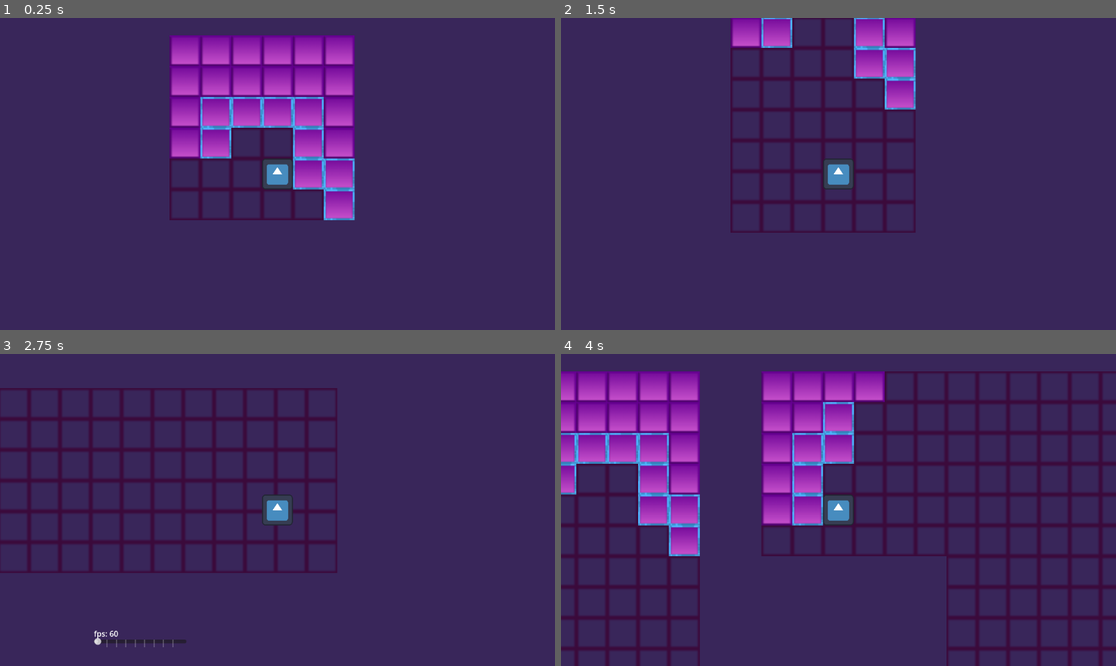
Above: before the commit, frames 1-4 (two rows, left to right).
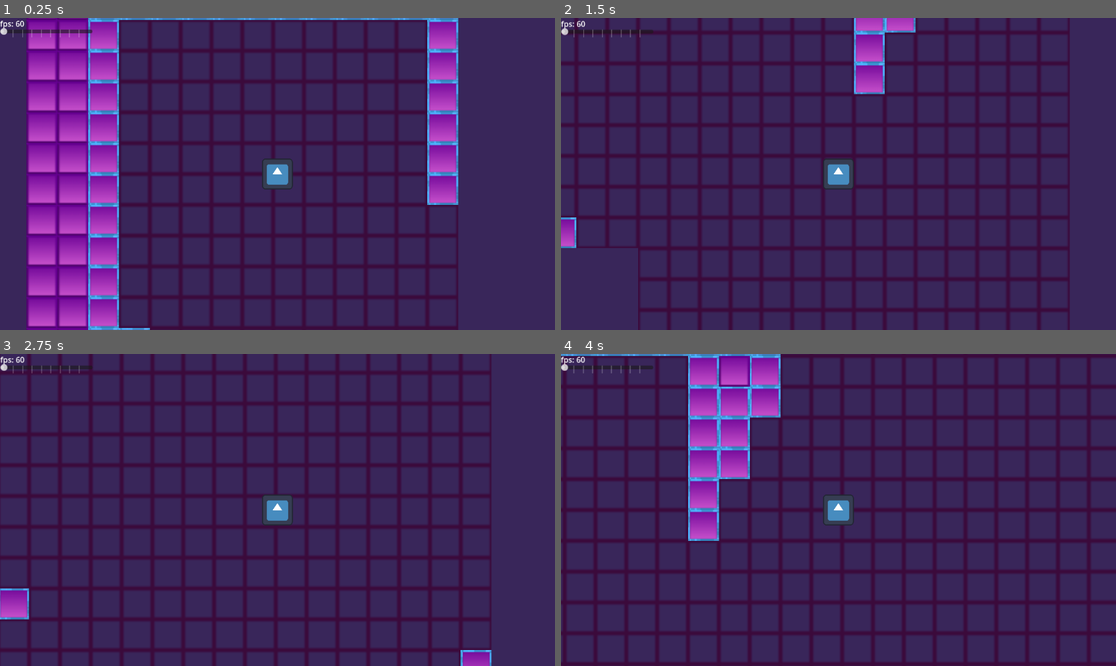
Above: after the commit, the same moments.

Repository: ninjassifi/Insanifactor
Game: Godot game, scene res://Main.tscn
Same seed, same stepped clock (60 frames per second), same inputs: the game is played once before the commit and once after it. The engine's default icon, where the game draws it, is replaced by a stand-in: a white triangle on a blue panel in a dark square.
Inputs:
- Up to frame 1 (0.25 s): no input
- Up to frame 2 (1.5 s): tap Enter at 0.5 s; hold D (moveRight) 0.53-1.28 s; tap Space at 1.25 s; hold S (moveDown) from 1.28 s (still down)
- Up to frame 3 (2.75 s): release S (moveDown) at 2.03 s; hold D (moveRight) from 2.03 s (still down)
- Up to frame 4 (4 s): release D (moveRight) at 2.78 s; hold W (moveUp) 2.78-3.53 s; hold A (moveLeft) from 3.53 s (still down)

The runs differ from the first frame. In frame 1, 42% of the frame differs, in the area x 0-83%, y 0-100%; in frame 2, 18%; in frame 3, 14%; in frame 4, 42%, in the area x 0-100%, y 0-100%.

Commit message:
Update 1.07
Tilemap almost finished

Things include:
Made function to place tile and configure it automatically
Made function to place an area of a type of block automatically
Made the player not spawn in a physics object
Made manual biomes
Added TOO MANY DICTIONARIES

Diff:
--- a/Insanifactor GD/Main.tscn
+++ b/Insanifactor GD/Main.tscn
@@ -81,6 +81,7 @@
 
 [node name="CanvasLayer" type="CanvasLayer" parent="."]
 layer = 6
+follow_viewport_enabled = true
 
 [node name="Ui" parent="CanvasLayer" instance=ExtResource("1_ama7d")]
 process_priority = 1
@@ -108,6 +109,7 @@
 offset_top = 20.0
 offset_right = 192.0
 offset_bottom = 36.0
+max_value = 20.0
 tick_count = 10
 
 [connection signal="value_changed" from="CanvasLayer/Ui/ChunkRadius" to="." method="onChunkRadiusChanged"]
--- a/Insanifactor GD/Scripts/Main.gd
+++ b/Insanifactor GD/Scripts/Main.gd
@@ -1,7 +1,10 @@
 extends Node2D
 
 # Chunk radius
-var chunkRadius = 2;
+var chunkRadius = 4;
+
+# Spawn area for clearing obsticles (it's the radius so to say, but still a square area)
+var spawnAreaSize = Vector2i(5, 5);
 
 # Get player coords to generate chunks
 @onready var player = get_node("/root/Main/Player");
@@ -9,15 +12,28 @@
 @onready var camera = get_node("/root/Main/Player/Camera");
 
 @onready var terrain = get_node("/root/Main/Terrain");
+
+func _ready():
+	# Gen terrain so we can clear it
+	generatePlayer(player);
+
+	# Make the boundries, and clear the area of spawn
+	var topLeft = terrain.getPositionToTile(player.position) - spawnAreaSize;
+	var bottomRight = terrain.getPositionToTile(player.position) + spawnAreaSize;
+	terrain.fillArea(topLeft, bottomRight, terrain.TileExact.CLEAR_FLOOR);
+
 func _physics_process(delta):
+	generatePlayer(player);
 
+
+func generatePlayer(player):
 	# Generate in a radius of player offset by player width and height
 	var playerWidth = 32;
 	var playerHeight = 32;
 
 	terrain.setChunkRadius(chunkRadius);
 
-	#  Vector2(terrain.chunkSizeX * 32 / 2, terrain.chunkSizeY * 32 / 2) means add 2/1 tiles to the player pos
+	#  Vector2(terrain.chunkSizeX * 32 / 2, terrain.chunkSizeY * 32 / 2) means add (2, 1) tiles to the player pos
 	var playerPos = terrain.getPositionToTile(player.position + Vector2(playerWidth / 2, playerHeight / 2) + Vector2(terrain.chunkSizeX * 32 + 32, terrain.chunkSizeY * 32 / 2));
 
 
@@ -26,6 +42,5 @@
 	# Generate chunks at player
 	terrain.generatePlayer(playerPos);
 
-
 func onChunkRadiusChanged(tempChunkRadius):
 	chunkRadius = tempChunkRadius;
--- a/Insanifactor GD/Scripts/TileMap.gd
+++ b/Insanifactor GD/Scripts/TileMap.gd
@@ -1,6 +1,8 @@
 extends TileMap
 
-
+# Some info: Always setcell at layer 0, because that is the floor layer
+# Current tilemap:
+var tileMapIndex = 1;
 # Tile stuff
 
 # Types of tile
@@ -8,7 +10,7 @@
 	WALL,
 	WATER,
 	AIR
-}
+};
 enum TileExact{
 	AIR,
 	CLEAR_FLOOR,
@@ -16,18 +18,49 @@
 	WATER_MEDIUM,
 	WATER_DEEP,
 	WALL_ALONE,
+	WALL_ALONE_COLLIDE,
+	WALL_MIDDLE,
 	WALL_LEFT,
 	WALL_RIGHT,
 	WALL_TOP,
-	WALL_DOWN,
+	WALL_BOTTOM,
 	WALL_TOP_LEFT,
 	WALL_TOP_RIGHT,
 	WALL_BOTTOM_LEFT,
 	WALL_BOTTOM_RIGHT
-}
-
+};
+
+# Dictionaries for each tile about their type and exact type
 var tileType = {};
 var tileExact = {};
+
+# Conversion table for turning tileExacts to tileTypes
+var tileTypeTable = {
+	TileExact.AIR :                TileType.AIR,
+	TileExact.CLEAR_FLOOR :        TileType.AIR,
+	TileExact.WATER_SHALLOW :      TileType.WATER,
+	TileExact.WATER_MEDIUM :       TileType.WATER,
+	TileExact.WATER_DEEP :         TileType.WATER,
+	TileExact.WALL_ALONE :         TileType.WALL,
+	TileExact.WALL_ALONE_COLLIDE : TileType.WALL,
+	TileExact.WALL_TOP_LEFT :      TileType.WALL,
+	TileExact.WALL_TOP :           TileType.WALL,
+	TileExact.WALL_TOP_RIGHT :     TileType.WALL,
+	TileExact.WALL_LEFT :          TileType.WALL,
+	TileExact.WALL_MIDDLE :        TileType.WALL,
+	TileExact.WALL_RIGHT :         TileType.WALL,
+	TileExact.WALL_BOTTOM_LEFT :   TileType.WALL,
+	TileExact.WALL_BOTTOM :        TileType.WALL,
+	TileExact.WALL_BOTTOM_RIGHT :  TileType.WALL,
+};
+
+# Tile textures in dictionary to easily and fastly recieve texture atlas coords
+var tileTextures = {
+	TileExact.AIR : Vector2i(0, -1),
+	TileExact.CLEAR_FLOOR : Vector2i(0, 0),
+	TileExact.WALL_ALONE : Vector2i(0, 1),
+	TileExact.WALL_ALONE_COLLIDE : Vector2i(0, 2)
+};
 
 # Size of chunks (in tiles)
 var chunkSizeX = 2;
@@ -39,15 +72,17 @@
 var generatedChunks = {};
 
 # Biomes
-
 enum BiomeType{
-
+	VOID,
+	NORMAL
 }
 
 var biomeType = {};
+var biomePercentage = {};
 # Perlin noise maps
 var biome = FastNoiseLite.new();
 var altitude = FastNoiseLite.new();
+
 
 func _ready():
 	# Randomize the noise
@@ -61,11 +96,13 @@
 
 func generatePlayer(tilePos : Vector2i):
 	generateRadius(chunkRadius, tilePos);
-	# Divide tilepos by 2 because it is to fast for some reason
+	# Divide tilepos by 2 because it is too fast for some reason
 	setPhysicsRadius(chunkRadius * min(chunkSizeX, chunkSizeY) - 1, tilePos / 2);
 
 func generateRadius(radius : int, tilePos : Vector2i):
 	var chunkPos = convertToChunkpos(tilePos);
+
+	# (Technically this generates in a square, but it's around the player)
 
 	# For every tile in a radius
 	# (chunkRadius is (center - radius) + 1 to (center + radius) - 1)
@@ -85,26 +122,32 @@
 	tilePos.y = chunkPos.y * chunkSizeY - chunkSizeY;
 
 	# Generate from 0 to chunkSize
-	for x in range(chunkSizeX):
-		for y in range(chunkSizeY):
-			var alt = altitude.get_noise_2d(tilePos.x + x, tilePos.y + y);
-
-			# If the altitude at a point is more than 1, set tile to wall
-			if(floor(alt + 1) > 0):
-				# Set wall
-				set_cell(0, Vector2i(tilePos.x + x, tilePos.y + y), 1, Vector2i(0, 1));
-				# Add wall to tileType array
-				tileType[Vector2i(tilePos.x + x, tilePos.y + y)] = TileType.WALL;
-				tileExact[Vector2i(tilePos.x + x, tilePos.y + y)] = TileExact.WALL_ALONE;
+	for tileX in range(chunkSizeX):
+		for tileY in range(chunkSizeY):
+			var alt = altitude.get_noise_2d(tilePos.x + tileX, tilePos.y + tileY);
+
+			# bio is from 0 to 1, get_noise_2d goes from -0.5 to 0.5
+			var bio = biome.get_noise_2d(tilePos.x + tileX, tilePos.y + tileY) + .5;
+			print(bio);
+			# If biome variable is less than .9, than the biome will be normal
+			if(bio < .9):
+				biomeType[tilePos + Vector2i(tileX, tileY)] = BiomeType.NORMAL;
 			else:
-				# Set floor
-				set_cell(0, Vector2i(tilePos.x + x, tilePos.y + y), 1, Vector2i(0, 0));
-				# If floor, it is air
-				tileType[Vector2i(tilePos.x + x, tilePos.y + y)] = TileType.AIR;
-				tileExact[Vector2i(tilePos.x + x, tilePos.y + y)] = TileExact.CLEAR_FLOOR;
-
-func fillArea(tilePos1 : Vector2i, tilePos2 : Vector2i, Tile):
-	pass
+				biomeType[tilePos + Vector2i(tileX, tileY)] = BiomeType.VOID;
+
+			# Normal biome type
+			if(biomeType[tilePos + Vector2i(tileX, tileY)] == BiomeType.NORMAL):
+				# If the altitude at a point is more than 1, set tile to wall
+				if(floor(alt + 1) > 0):
+					# Set wall
+					setTile(Vector2i(tilePos + Vector2i(tileX, tileY)), TileExact.WALL_ALONE);
+				else:
+					# Set floor
+					setTile(Vector2i(tilePos + Vector2i(tileX, tileY)), TileExact.CLEAR_FLOOR);
+
+			# Void biome
+			elif(biomeType[tilePos + Vector2i(tileX, tileY)] == BiomeType.VOID):
+				setTile(Vector2i(tilePos + Vector2i(tileX, tileY)), TileExact.AIR);
 
 func setPhysicsRadius(radius : int, tilePos : Vector2i):
 	# For every tile in a radius
@@ -142,9 +185,28 @@
 	chunkPos.y = floor(tilePosition.y / chunkSizeY);
 	return chunkPos;
 
-func setChunkRadius(tempChunkRadius : int):
-	chunkRadius = tempChunkRadius;
-
 func getPositionToTile(position : Vector2):
 	# Divide the position by the scale of this object
 	return local_to_map(position / scale);
+
+func setChunkRadius(tempChunkRadius : int):
+	chunkRadius = tempChunkRadius;
+
+func fillArea(tilePos1 : Vector2i, tilePos2 : Vector2i, TileExact):
+	for tileX in range(tilePos1.x, tilePos2.x):
+		for tileY in range(tilePos1.y, tilePos2.y):
+			setTile(Vector2i(tileX, tileY), TileExact)
+
+func setTile(tilePos : Vector2i, TileExact):
+	# TileExact != tileExact, tileExact = enum while TileExact in this function is a pointer to a specific enum inside tileExact.
+
+	# Decifering this is, set cell at (tilePos) the sprite at (vec2i) of spritesheet (tileMapIndex)
+	set_cell(0, tilePos, tileMapIndex, tileTextures.get(TileExact));
+
+	# Set the TileExact and TileType
+
+	# At tilepos set tileExact to TileExact
+	tileExact[tilePos] = TileExact;
+
+	# At tilepos set the TileType to convertToTileType(TileExact)
+	tileType[tilePos] = tileTypeTable.get(TileExact);
